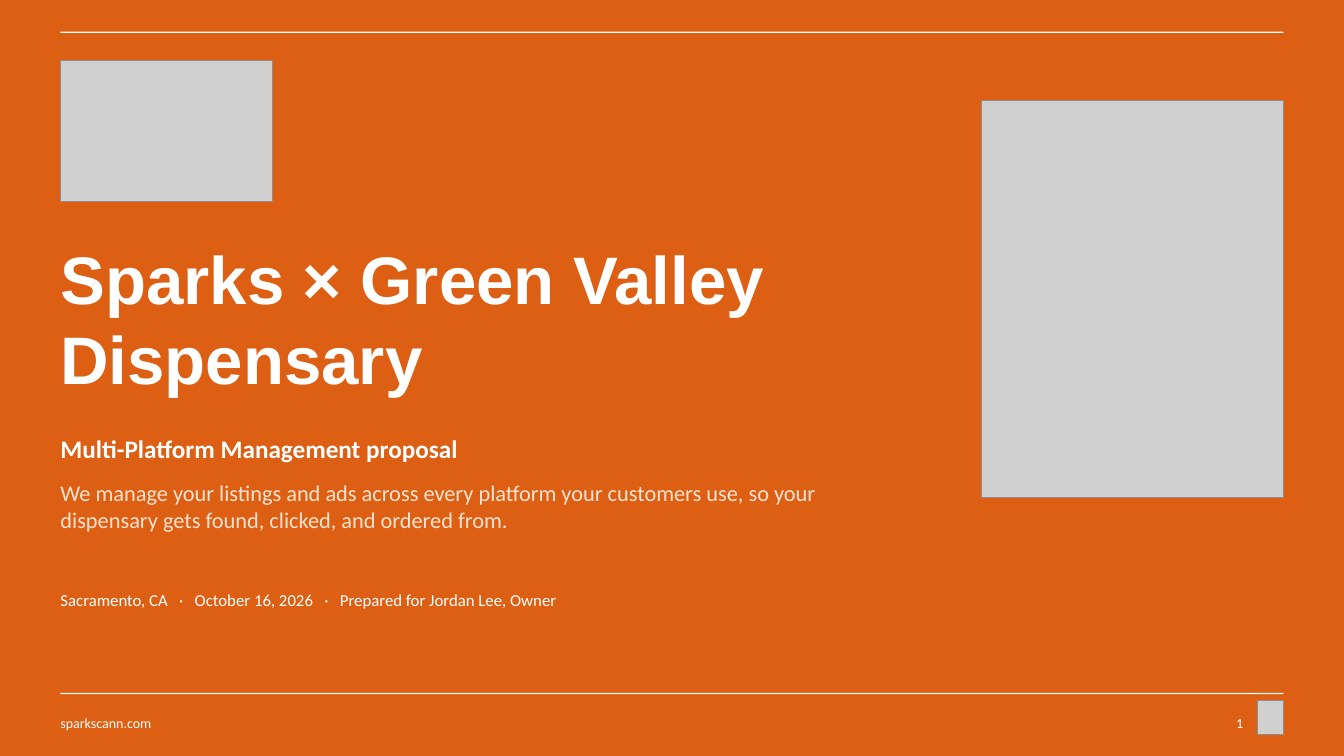
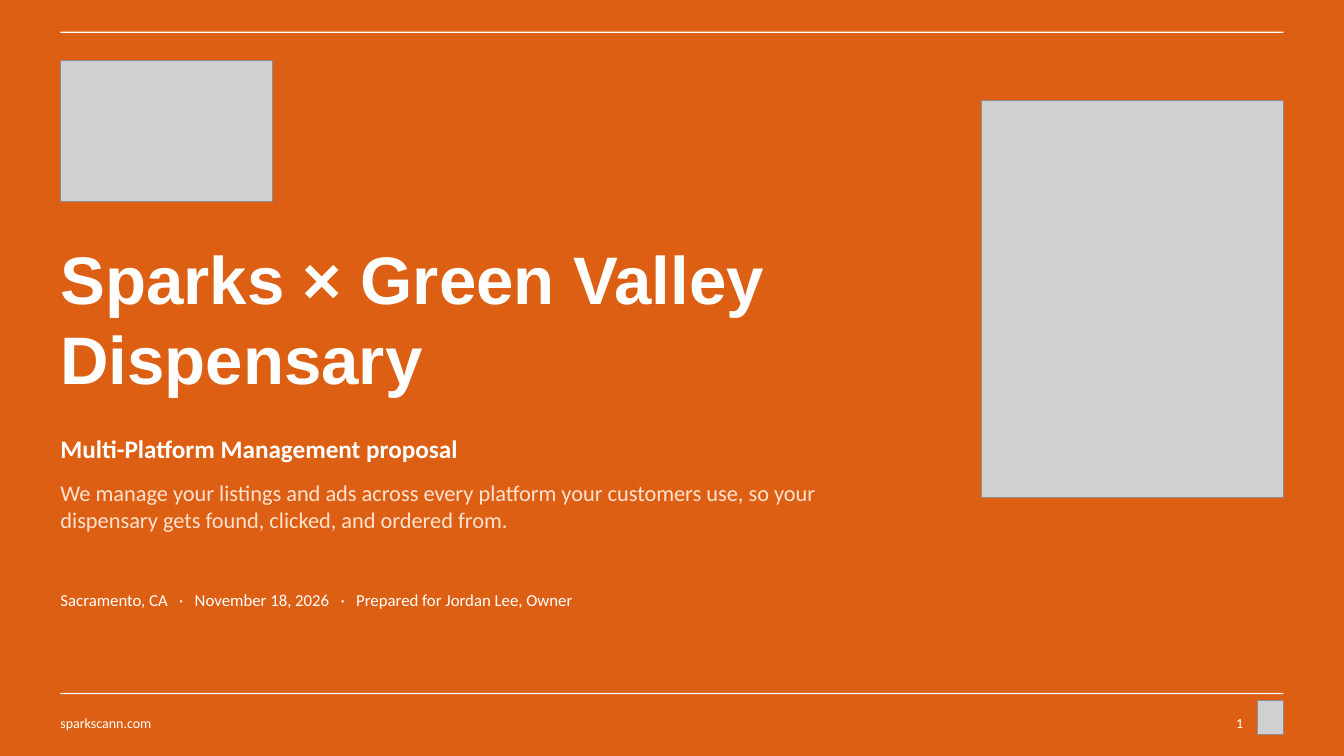
Before and after one commit to sparksmanagement/pitchdeckspecialist, a slide deck: slide 1 of decks/Sparks-x-example-green-valley.pptx. Drawn at 1344x756 pixels with LibreOffice and Linux fonts; fonts in the diff are those of the drawing; grey boxes stand for pictures. Boxes give left, top, right and bottom in pixels: in the first picture for what was removed or moved away, otherwise in the second. Text is boxed around its words. In the diff, an @@ line names an element or a change of style, - is before the commit and + after.

```diff
--- a/decks/Sparks-x-example-green-valley.pptx
+++ b/decks/Sparks-x-example-green-valley.pptx
@@ text at box(60, 594, 572, 609): text changed @@
-Sacramento, CA · October 16, 2026 · Prepared for Jordan Lee, Owner
+Sacramento, CA · November 18, 2026 · Prepared for Jordan Lee, Owner
```
Also in this commit, not shown: 2 other slides changed, 2 other files.
